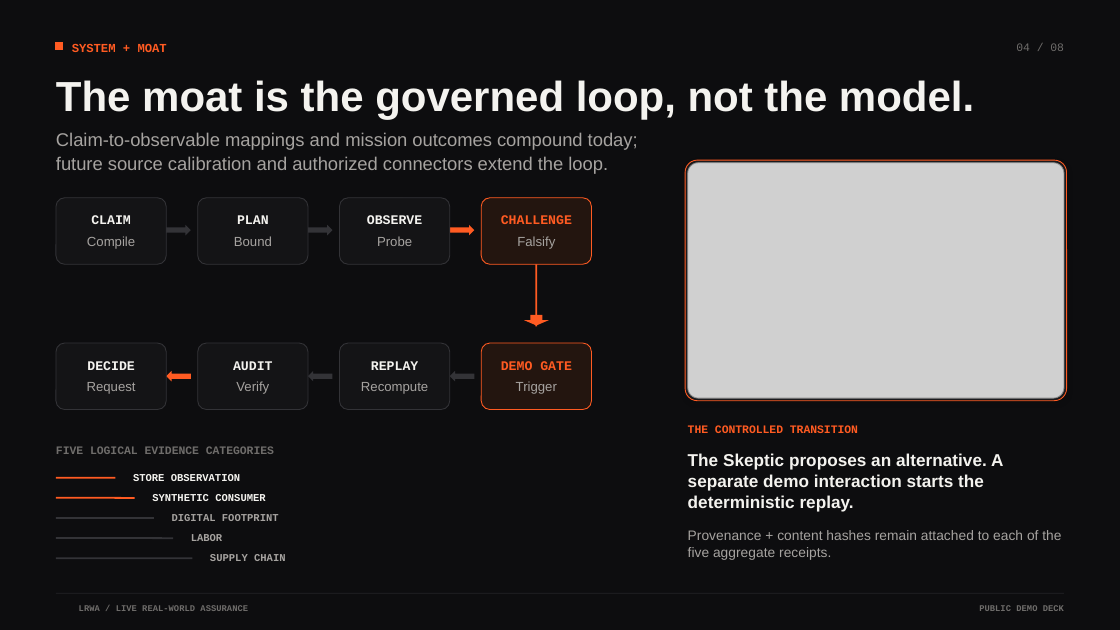
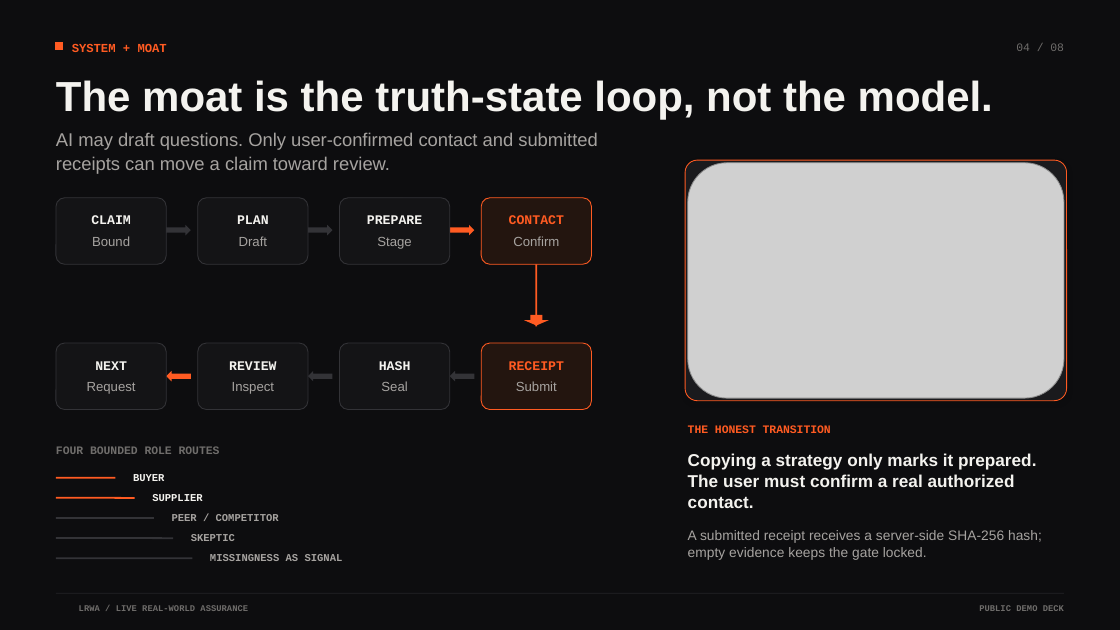
Before and after one commit to 0xWeakSheep/lrwa-agent-web, a slide deck: slide 4 of public/materials/LRWA_Seed_Deck.pptx. Drawn at 1120x630 pixels with LibreOffice and Linux fonts; fonts in the diff are those of the drawing; grey boxes stand for pictures; background and template pictures are left out. Boxes give left, top, right and bottom in pixels: in the first picture for what was removed or moved away, otherwise in the second. Text is boxed around its words. In the diff, an @@ line names an element or a change of style, - is before the commit and + after.

Commit message:
feat: ship truthful evidence operations workflow

```diff
--- a/public/materials/LRWA_Seed_Deck.pptx
+++ b/public/materials/LRWA_Seed_Deck.pptx
@@ text at bbox=[56, 80, 993, 119]: text changed @@
-The moat is the governed loop, not the model.
+The moat is the truth-state loop, not the model.
@@ text at bbox=[56, 132, 598, 174]: text changed @@
-Claim-to-observable mappings and mission outcomes compound today; future source calibration and authorized connectors extend the loop.
+AI may draft questions. Only user-confirmed contact and submitted receipts can move a claim toward review.
@@ text "Bound": place and size @@
-text "Bound" at bbox=[234, 236, 272, 246]
+text "Bound" at bbox=[92, 236, 130, 246]
@@ text removed at bbox=[87, 236, 135, 249] @@
-Compile
@@ text added at bbox=[239, 236, 268, 246], 11.2 pt, text #A6A3A0 @@
+Draft
@@ text at bbox=[367, 215, 422, 224]: text changed @@
-OBSERVE
+PREPARE
@@ text at bbox=[377, 237, 411, 249]: text changed @@
-Probe
+Stage
@@ text at bbox=[509, 215, 564, 224]: text changed @@
-CHALLENGE
+CONTACT
@@ text at bbox=[513, 236, 559, 246]: text changed @@
-Falsify
+Confirm
@@ text at bbox=[95, 361, 127, 370]: text changed @@
-DECIDE
+NEXT
@@ text at bbox=[229, 361, 276, 370]: text changed @@
-AUDIT
+REVIEW
@@ text at bbox=[232, 382, 274, 394]: text changed @@
-Verify
+Inspect
@@ text at bbox=[379, 361, 411, 370]: text changed @@
-REPLAY
+HASH
@@ text at bbox=[381, 381, 407, 391]: text changed @@
-Recompute
+Seal
@@ text at bbox=[509, 361, 564, 370]: text changed @@
-DEMO GATE
+RECEIPT
@@ text at bbox=[516, 381, 557, 391]: text changed @@
-Trigger
+Submit
@@ text at bbox=[56, 446, 220, 454]: text changed @@
-FIVE LOGICAL EVIDENCE CATEGORIES
+FOUR BOUNDED ROLE ROUTES
@@ text at bbox=[688, 425, 831, 433]: text changed @@
-THE CONTROLLED TRANSITION
+THE HONEST TRANSITION
@@ text at bbox=[133, 474, 165, 481]: text changed @@
-STORE OBSERVATION
+BUYER
@@ text at bbox=[688, 453, 1036, 508]: text changed @@
-The Skeptic proposes an alternative. A separate demo interaction starts the deterministic replay.
+Copying a strategy only marks it prepared. The user must confirm a real authorized contact.
@@ text at bbox=[152, 494, 202, 501]: text changed @@
-SYNTHETIC CONSUMER
+SUPPLIER
@@ text at bbox=[172, 514, 279, 521]: text changed @@
-DIGITAL FOOTPRINT
+PEER / COMPETITOR
@@ text at bbox=[191, 534, 235, 541]: text changed @@
-LABOR
+SKEPTIC
@@ text at bbox=[688, 530, 1042, 560]: text changed @@
-Provenance + content hashes remain attached to each of the five aggregate receipts.
+A submitted receipt receives a server-side SHA-256 hash; empty evidence keeps the gate locked.
@@ text at bbox=[210, 554, 343, 561]: text changed @@
-SUPPLY CHAIN
+MISSINGNESS AS SIGNAL
```
Also in this commit, not shown: 7 other slides changed, 40 other files.
